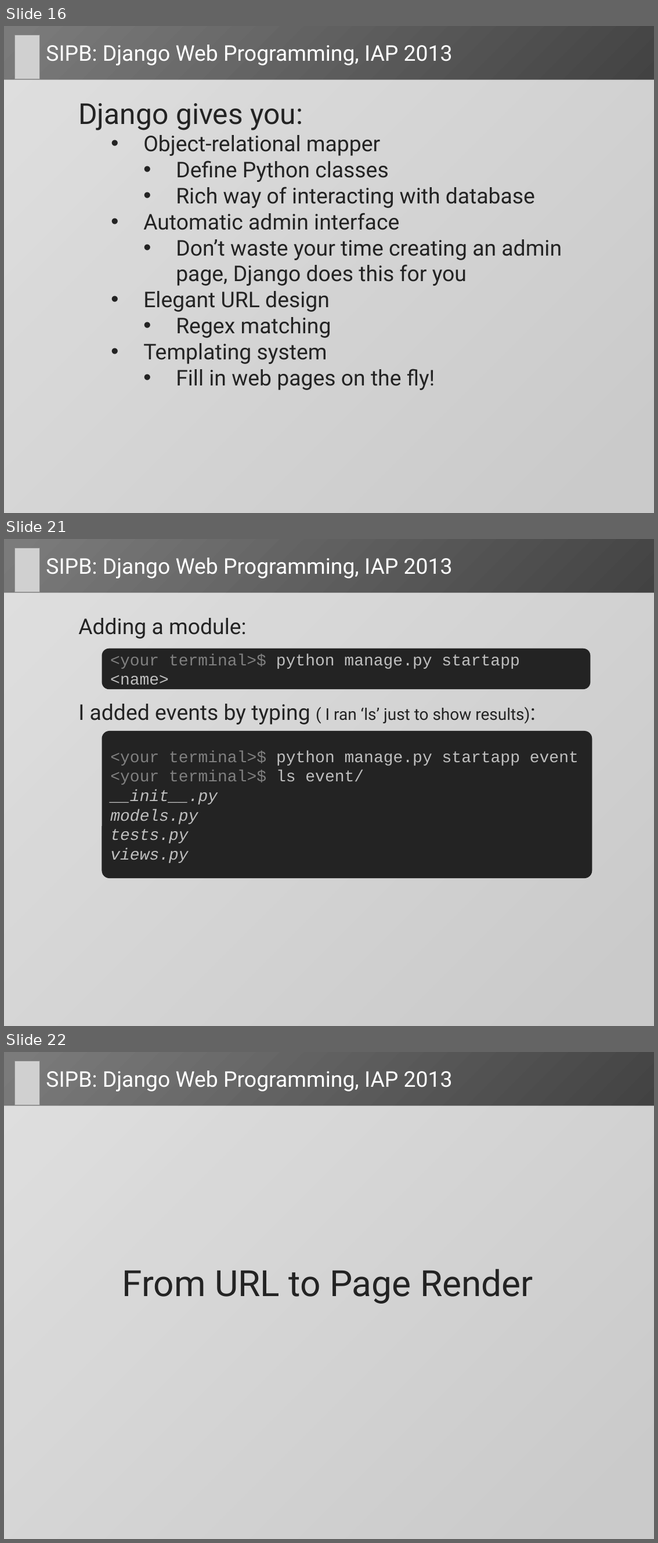
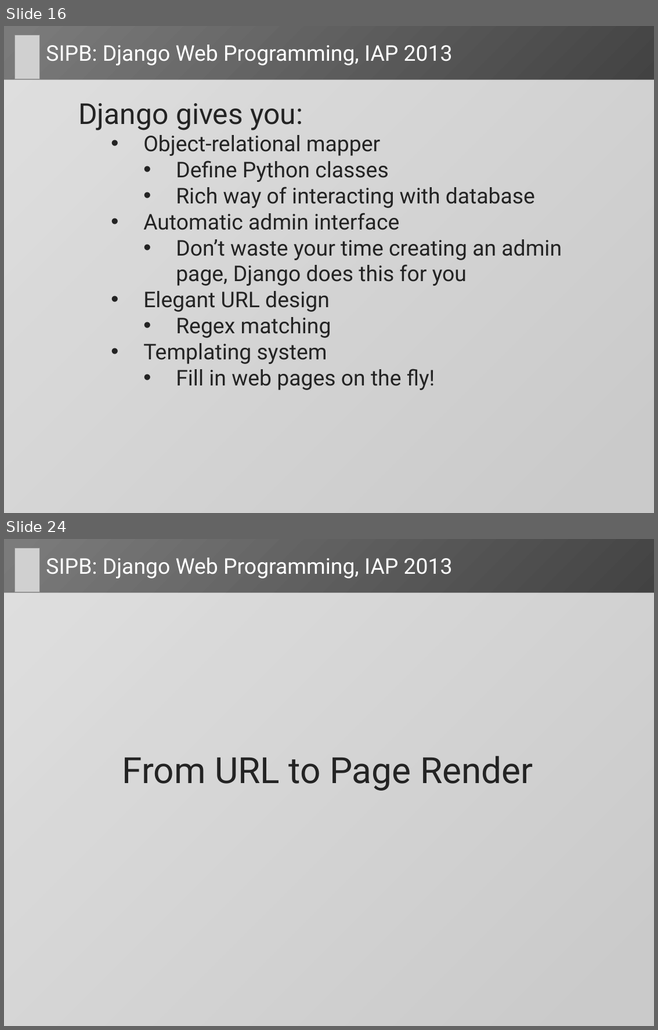
Before and after one commit to dlukeomalley/SIPB_django_class, a slide deck: slides/django_slides.pptx. Shown one above the other, each under a label of ours: slides 16, 21 and 22 before the commit, slides 16 and 24 after it; the slides between them are not shown. The pictures are 658x1543 and 658x1030 pixels, drawn with LibreOffice and Linux fonts; fonts in the diff are those of the drawing; grey boxes stand for pictures. Boxes give left, top, right and bottom in pixels: in the first picture for what was removed or moved away, otherwise in the second. Text is boxed around its words. In the diff, an @@ line names an element or a change of style, - is before the commit and + after.

```diff
--- a/slides/django_slides.pptx
+++ b/slides/django_slides.pptx
@@ slide 21 removed at <box>4,539,654,1026</box>, background gradient #7B7B7B to #232323 @@
@@ picture removed at <box>14,548,39,592</box> @@
@@ title removed at <box>46,558,452,578</box> @@
-SIPB: Django Web Programming, IAP 2013
@@ rounded rectangle removed at <box>4,593,654,1026</box> @@
@@ text removed at <box>78,618,246,639</box> @@
-  Adding a module:
@@ rounded rectangle removed at <box>102,649,590,690</box> @@
-<your terminal>$ python manage.py startapp <name>
@@ text removed at <box>78,704,529,725</box> @@
-  I added events by typing ( I ran ‘ls’ just to show results):
@@ rounded rectangle removed at <box>102,732,592,879</box> @@
-<your terminal>$ python manage.py startapp event
-<your terminal>$ ls event/
-__init__.py
-models.py
-tests.py
-views.py
@@ what was slide 22 is now slide 24 @@
```
Also in this commit, not shown: 16 slides changed, 9 slides added, 3 other files.
